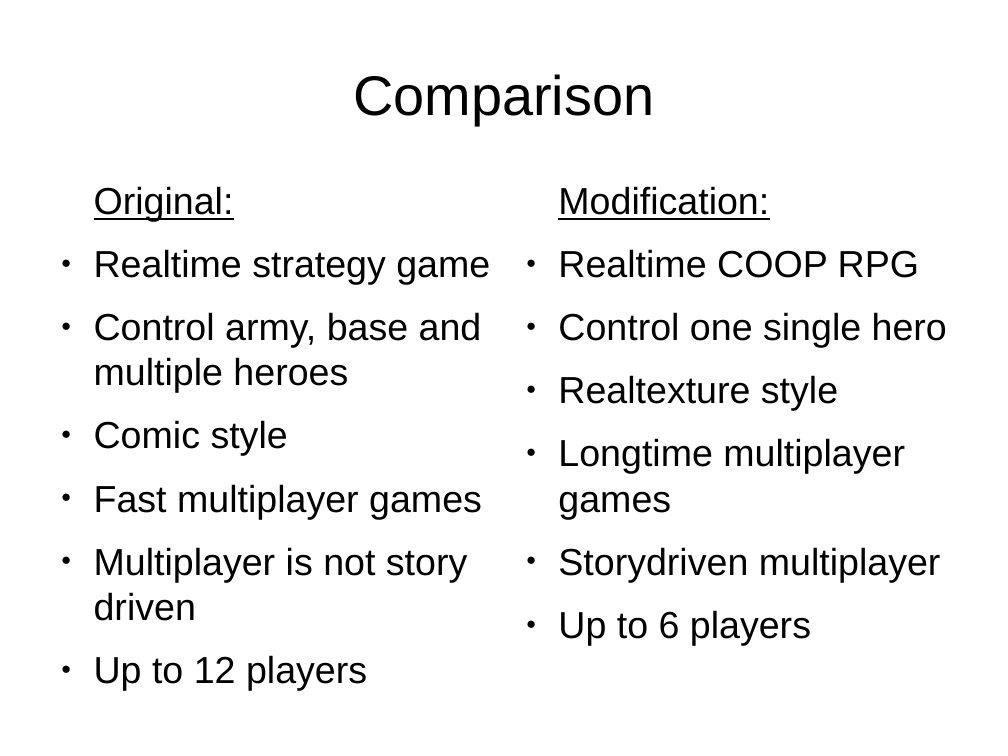
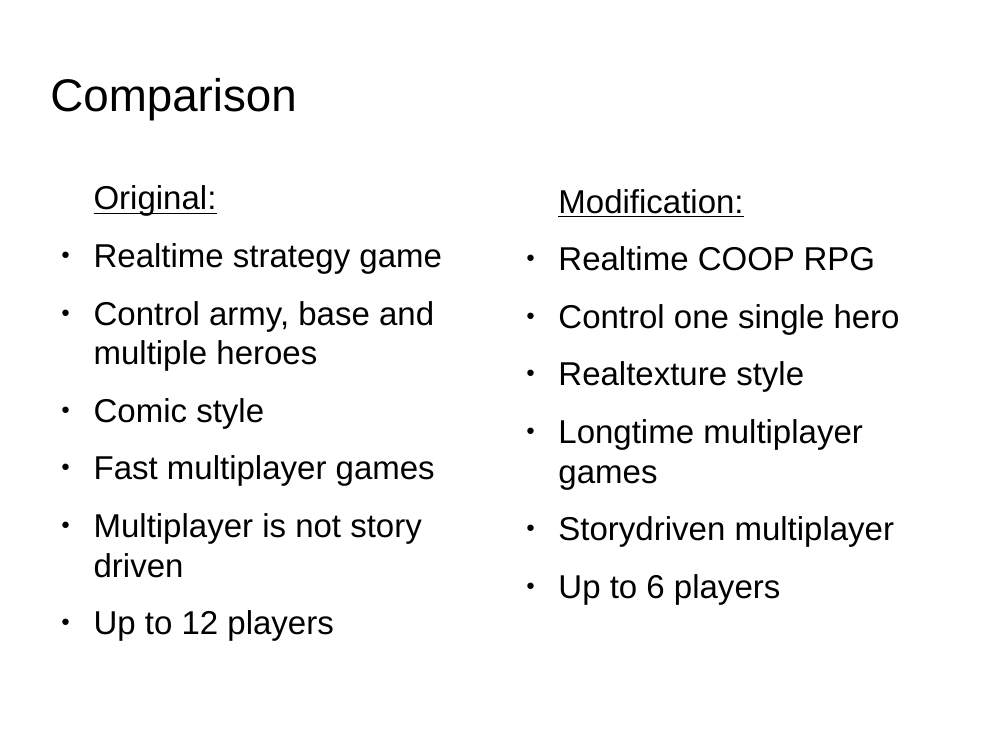
Before and after one commit to tdauth/dmdf, a slide deck: slide 8 of doc/presentation.odp (slide 6 before the commit). Drawn at 1008x756 pixels with LibreOffice and Linux fonts; fonts in the diff are those of the drawing; background and template pictures are left out. Boxes give left, top, right and bottom in pixels: in the first picture for what was removed or moved away, otherwise in the second. Text is boxed around its words. In the diff, an @@ line names an element or a change of style, - is before the commit and + after.

```diff
--- a/doc/presentation.odp
+++ b/doc/presentation.odp
@@ title "Comparison": place and size @@
-title "Comparison" at [353,74,654,125]
+title "Comparison" at [50,78,296,121]
@@ title "Comparison" at [50,78,296,121]: size 44 to 36 pt; alignment centre to left @@
@@ text "Original:" at [94,185,442,641]: size 29.6 to 26 pt @@
@@ text "Modification:" at [558,189,900,604]: size 29.6 to 26 pt @@
```
Also in this commit, not shown: 9 other slides changed, 5 slides added, 7 other files.
